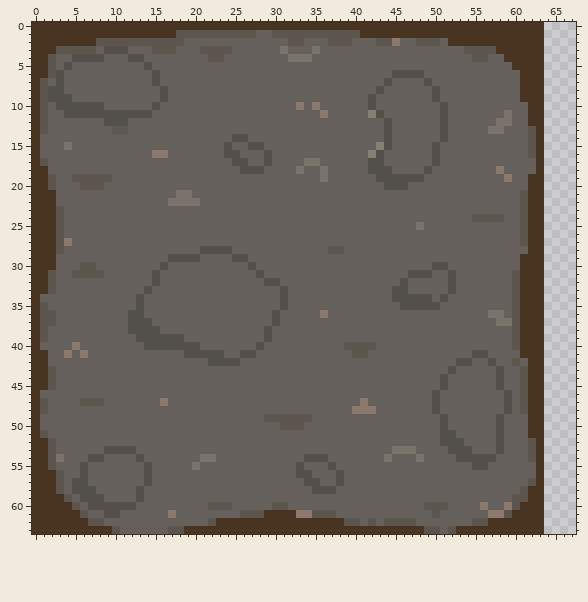
One commit to this sprite sheet: GXPEngineShare/GXPEngine/bin/Debug/Rock.png. The picture above was drawn from the file before the commit.
The file is 128x64 pixels. Colours within 5 levels of each other are drawn and written as one. Shown: x 0..67, y 0..63.
The result:
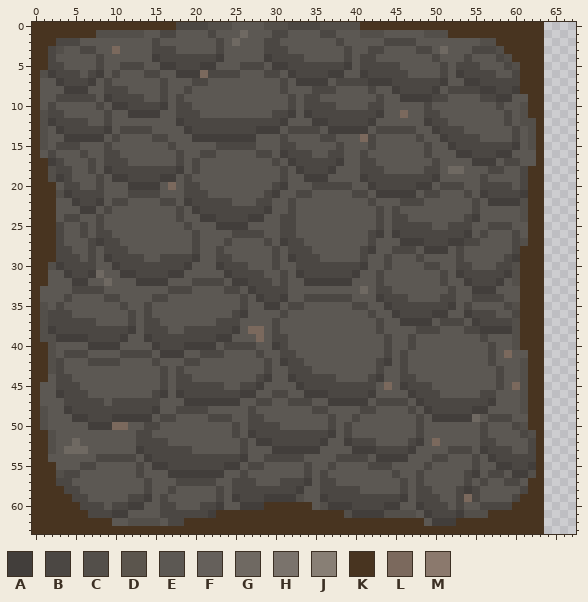
Palette (. is transparent): A #423e3b  B #4b4743  C #534f4a  D #5b554d  E #5c5853  F #65605b  G #6f6962  H #7a736c  J #887f75  K #483420  L #7b695d  M #8b796d
The edit:
Changed rows in their new state; - is an unchanged pixel.
first column x 1:
 0 -----------------BBBBCCCEEEECCCBBBBCCCCC----------------------
 1 -------CCCCCCEEBBEEEEBEEEGEEEBBEEEEBBEEECCCEEEEECCC-----------
 2 --BBBEEEEEEEEEBEEEEEEEBEGEEEBBEEEEEEEBEEEEEBBBBEEEEEEEECC-----
 3 -BCEEBBEELEEEEBBBEEEEEBEEEEEBBBEEEEEEEBEEBBEEEEBBEGEEEBBBC----
 4 -BEEEEEBEEEEEEABBBBBBBAEEEEEABBBBEEEEEBEBBEEEEEEEBEEEBEEEBC---
 5 -BBEEEEBEEBBBEEAABBBAAEEEBBBEAABBBBBBBAEBBBBBEEEEEBEBBBEEEBC--
 6 CABBBEBAEBEEEBBEEAAALBBBBEEEBBEABBBBAAEEABBBBBEEEEBEABBBBEEB--
 7 EEABBBAEBEEEEEEBEEEBBEEEEEEEEEBEAAAAEBBBBAAABBBBBBAEEAABBBBB--
 8 EEEAAAEEBBBEEEEBEEBEEEEEEEEEEEBEEEBBBEEEEBEEABBBBAEBBBBAABBA--
 9 EEBBBBBEABBBBEEBEBEEEEEEEEEEEEEBEBBEEEEEEEBEEAAAABBEEEEBBAAEE-
10 EBEEEEEBEAABBBBAEBBEEEEEEEEEEEEBEBBBBEEEEBBEEEEEBEEEEEEEEBEEC-
11 CBBEEEEEBEEAAAAEEBBBEEEEEEEEEBBAEABBBBBBBBAEELEEBBEEEEEEEEBEC-
12 CABBBBEEBEEEEEEEEABBBBBBBBBBBBAEEEAABBBBBAEEEEEEABBEEEEEEEBECC
13 CEABBBBBA-BBBBEEEEABBBBBBBBAAAEBBBBEAAAAAEBBBBBEEABBBEEEEEEBEC
14 CEEAAAAAEBEEEEBBEEEAAAAAAAAEEEBEEEEBBEEELBEEEEEBEEABBBBEEEEBEC
15 CEBBBEEEBEEEEEEEBEEEEEBBBBBEEEBBEEEEEBEEEBEEEEEEBEEABBBBBBBAEC
16 EBEEEBEEBBEEEEEEEBEEBBEEEEEBBEABBBEEBBEEBEEEEEEEBEEEAABBBAAEEE
17 KABEEEBEBBBEEEEEEBEBEEEEEEEEEBEABBBBBAEEBBEEEEEEEBEEEEAAAEBBEE
18 -CBBEEBEABBBBBBBBAEBEEEEEEEEEEBEABBBAEEEBBBEEEEEBBEGGEEEBBEEBK
19 -CABEEEBEAABBBBAAEBEEEEEEEEEEEBEEAAAEEEEABBBBBBBBAEEEEEBEEEEB-
20 -KEBBEEBEEEAAAAELEBBEEEEEEEEEBAEEEBBBBBEEABBBBBAAEBBBEEBBBBEB-
21 --CABBBBEEEBBBBEEEBBBEEEEEEEBAEEBBEEEEEBBEAAAAAEBBEEEBEABBBBA-
22 --EEABBAEBBEEEEBBEABBBBBEEEBBEEBEEEEEEEEEBEEEBBBEEEEEEBEAAAAC-
23 --EEEAAEBEEEEEEEEBEABBBBBBBBAEEBEEEEEEEEEEBEBEEEEEEEEEBEEEEEC-
24 --EBBEEBEEEEEEEEEBEEAABBBBAAEEBBEEEEEEEEEEBEBBEEEEEEEBAEEEEEC-
25 --BEEBEBEEEEEEEEEEBEEEAAAAEEEEBBEEEEEEEEEEBEBBBBBEEBBBEEBBBEE-
26 --BEEBEBBEEEEEEEEEEBEEEEBBBBEEBBEEEEEEEEEBAEABBBBBBBBAEBEEEBE-
27 --BEEEBABBEEEEEEEEEBEEEBEEEEBEABBEEEEEEEEBEEEAAABBBAABBEEEEBC-
28 --BBEEBEBBBEEEEEEEEBEEBEEEEEEBEBBBEEEEEEBAEEBBBEAAAEBEEEEEEBK-
29 --BBBEBEABBBBEEBBBBAEEBBEEEEEBEABBBEEEEEBEEBEEEBEEEEBEEEEEBA--
30 -CABBBBEEABBBBBBBBAEEEABBBEEEBEEBBBBBBBBAEEBEEEEBBEEBBEEEBBC--
31 -EEABBAGEEAABBBBAAEEEEEABBBBEEBEABBBBBBAEEBEEEEEEEBEABBBBBAC--
32 -EEEAAEEGEEEAAAAEEEBBBBEAABBBEBEEAAAAAAEEEBEEEEEEEBEEABBBAEC--
33 EEEEBBBBEEEEEEEEBBBEEEEBBEABBBBEEEEEEEEEGEBBEEEEEEEBEEAAAEEE--
34 EEEBEEEEBBEEEEBBEEEEEEEEEBEABBAEEBBBBBBEEEABBBEEEEBBEEBBBBEE--
35 CEBEEEEEEEBEEBEEEEEEEEEEEBEEAAEBBEEEEEEBBEEABBBBBBBAEBEEEEBC--
36 CBBBEEEEEEEBEBEEEEEEEEEEBAEEEEBEEEEEEEEEEBEEABBBBAAEEABBBEEB--
37 CBBBBBBEEEEBEBBEEEEEEEBBBEEEEBEEEEEEEEEEEEBEEAAAAEBBBEABBBBC--
38 CABBBBBBBBBAEBBBEEBBBBBBAELLEBEEEEEEEEEEEEBEEEEBBBEEEBBAAAAC--
39 CCAAAABBBBAEEABBBBBBBBAAEEELEBBEEEEEEEEEEEEBEEBEEEEEEEEBEEEC--
40 KCEEEEAAAAEEEEABBBAAAAEBBBBEEABEEEEEEEEEEEEBEEBEEEEEEEEEBEEC--
41 -CEBBBEEEEBBBBEAAAEEBBBEEEEBEEBBEEEEEEEEEEEBEBEEEEEEEEEEBELEE-
42 -CBEEEBBBBEEEEBEEEBBEEEEEEEEBEABBEEEEEEEEEBAEBEEEEEEEEEEBEEEC-
43 -CBEEEEEEEEEEEEBEBEEEEEEEEEEBEEBBBEEEEEEEEBEEBEEEEEEEEEEEBEEC-
44 -EBBEEEEEEEEEEEBEBBEEEEEEEEBAEEABBBBBEEEEBAEEBBEEEEEEEEEEBEEC-
45 EEBBBEEEEEEEEEEBEBBBBBBEEBBAEEEEABBBBBBBBBELEABBBEEEEEEEEBELC-
46 EEABBBEEEEEEEEBAEABBBBBBBAAEEBBEEAAABBBBBAEEEEABBBEEEEEBBEEEC-
47 EEEBBBBBEBBBBBBEEEAAAAAAAEEBBEEBBBEEAAAAAEBBBBEABBBBBBBBAEEEC-
48 CEEABBBBBBBBBBAEEBBBBEEEEEBEEEEEEEBBEEEEBBEEEEBEABBBBBAAEEEEC-
49 CEEEAABBBAAAAAEBBEEEEBBBEEBBEEEEEEEEBEEBEEEEEEEBEAAAAAGEBBBEE-
50 CEEEEEAAALLEEBBEEEEEEEEEBEBBBBEEEEEEBEBEEEEEEEEBEEEEEEEBEEEBC-
51 KCEEEEEEEEEEBBEEEEEEEEEEBEABBBBBBBBBAEBEEEEEEEEBEEEEEEEBEEEEBC
52 -CEEGEEEEEEEBBBBEEEEEEEEEBEAABBBBBBAEEABBBEEEEBAELEEEEEBBEEEEB
53 -CEGGGEEEEEEABBBBBBEEEEEEBEEEAAAAAAEEEEAAABBBBAEEEEBBBEABBBEEB
54 -EEEEEEBBBBBEABBBBBBBBBBBAEEBBBBBEEEEBBBBEAAAAEEEBBEEEBEABBBBB
55 -KEEEBBEEEEEBEAABBBBBBBAAEBBEEEEEBEEBEEEEBBBEEEEBEEEEEBEEAABBA
56 --CBBEEEEEEEBEEEAAAAAAAEEBEEEEEEEBEBEEEEEEEEBEEBEEEEEBAEBBEAAC
57 --BBEEEEEEEEEBEEEBBBBBEEBBBEEEBBBAEBBEEEEEEEEBEBEEEEEBEBEEBBEK
58 --KBBEEEEEEEEBEEBEEEEEBEBBBBBBBBAEEBBBBBEEEEEBEBBEEEBABEEEEEB-
59 ---KBBEEEEEBBAEBEEEEEEBEABBBAAAACEEABBBBBBBBBAEBBBEEBLBEEEEBK-
60 ----KBBBEBBAAEEBBEEEBBAEEAAAKKKKKKECAAABBBBAAEEABBBEBEEBBBBK--
61 -----KBBBAAEEEEBBBBBBAKKKKKK----KKKKKKCAAAACCCCEABBBACCCKKK---
62 ------KKKEECCCCEBBKKKK----------------KKKKKKKKKKEAAAKKKK------
63 ---------KKKKKKKKK------------------------------KKKK----------
